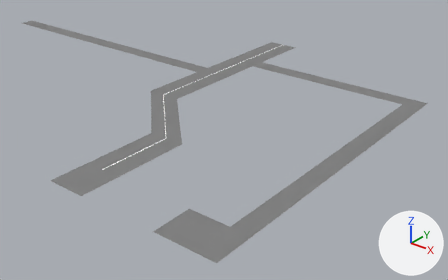
A saved change to the glTF model assets/models/districts/descalzas/roads_descalzas.glb.
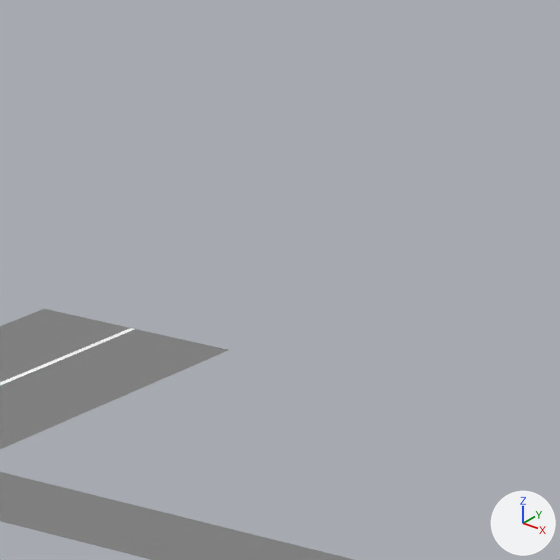
Old and new are each drawn whole from a 50 mm lens placed at (73.3, -52.6, 51.4), pointed at (-12.3, 54.5, -14.9) and again close up on the part from 59% to 76% of the width and 1% to 27% of the height. The axes (+X, +Y, +Z) are drawn at lower right. The lights are the same throughout. The first two pictures are the older version. Objects named as collision shapes, trigger or cutter boxes, shadow casters or lower levels of detail are left out. Where no turn or scale is listed for an object, it has been applied to the vertices. Vertices at exactly the same position are counted once.

Before the edit, the objects in view are built like this:
```python
me_plane = bpy.data.meshes.new('Plane')
me_plane.from_pydata(...)  # 34 vertices, 34 faces; spans x -94.0..30.0, y 0.0..88.0, z 0.0
# faces by material slot: [28, 6]
me_plane.materials.append(mat_road)  # grey #808080
me_plane.materials.append(mat_white)  # white #ffffff
# before: 18 (-14.0, 88.0, 0.0) at pixel (229, 349), 19 (-18.0, 88.0, 0.0) at pixel (135, 328), 20 (-18.2, 88.0, 0.0) at pixel (130, 327), 21 (-22.0, 88.0, 0.0) at pixel (44, 308)
ob_plane = bpy.data.objects.new('Plane', me_plane)
ob_plane.location = (0.0, 0.0, 0.0)
```
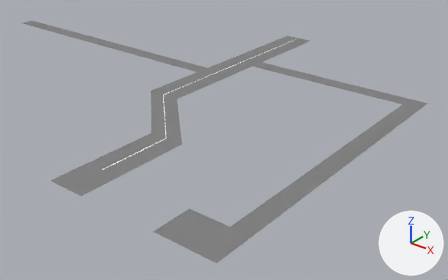
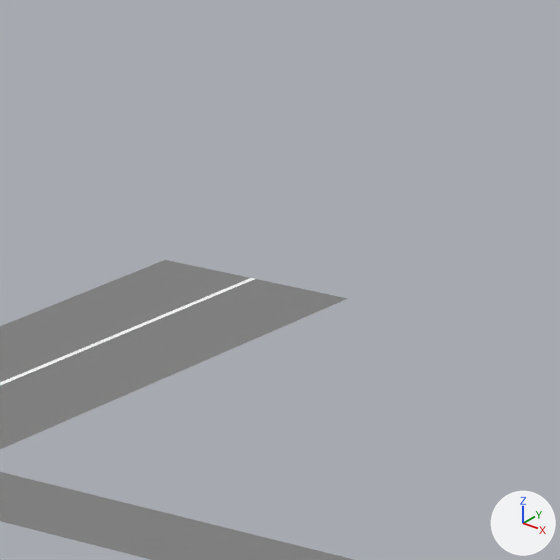
The change, as JSON lines over the scene's bpy script:
```json
{"block": "me_plane", "where": "# used by ob_plane; location = (0.0, 0.0, 0.0)"}
{"op": "remove", "block": "me_plane", "code": "me_plane.from_pydata(...)  # 34 vertices, 34 faces; spans x -94.0..30.0, y 0.0..88.0, z 0.0"}
{"op": "add", "block": "me_plane", "code": "me_plane.from_pydata(...)  # 34 vertices, 34 faces; spans x -94.0..30.0, y 0.0..96.0, z 0.0"}
{"block": "me_plane", "change": "me_plane part 1"}
{"op": "add", "block": "me_plane", "code": "for i in [*range(18, 22)]: me_plane.vertices[i].co += Vector((0.0, 8.0, 0.0))"}
```

Boxes [x1, y1, x2, y2] around the edits, measured in the close-ups (560 x 560 px; the box of a moved part takes in the faces that stretch with it):
```json
{"object": "Plane", "change": "reshaped", "before": [0, 309, 354, 560], "after": [0, 260, 354, 560]}
{"part": 1, "of": "me_plane", "change": "moved or reshaped", "before": [43, 309, 228, 352], "after": [43, 260, 348, 352]}
```
